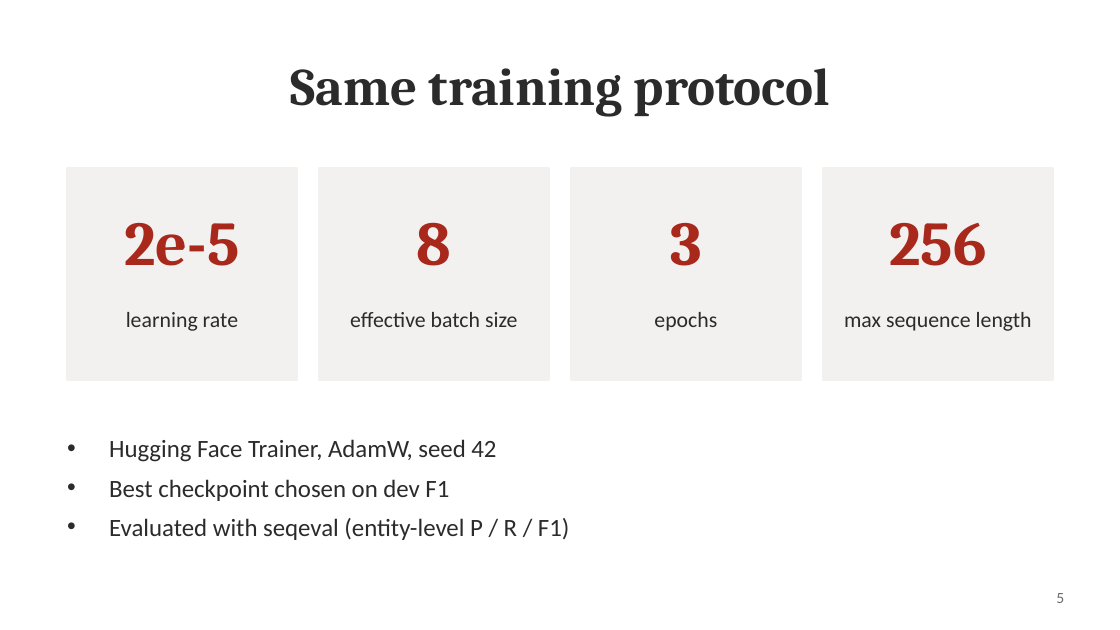
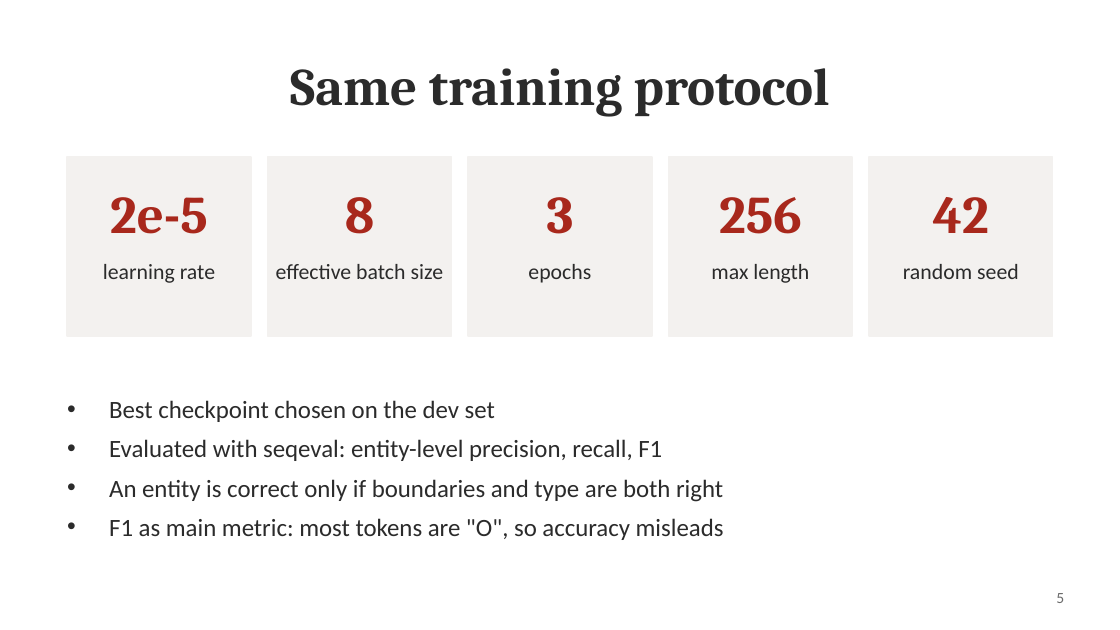
Before and after one commit to oManuelmo/nlp, a slide deck: slide 5 of presentation/Italian_NER_Presentation.pptx. Drawn at 1120x630 pixels with LibreOffice and Linux fonts; fonts in the diff are those of the drawing. Boxes give left, top, right and bottom in pixels: in the first picture for what was removed or moved away, otherwise in the second. Text is boxed around its words. In the diff, an @@ line names an element or a change of style, - is before the commit and + after.

```diff
--- a/presentation/Italian_NER_Presentation.pptx
+++ b/presentation/Italian_NER_Presentation.pptx
@@ text "2e-5" moved from (x1=124, y1=223, x2=239, y2=266) to (x1=110, y1=197, x2=208, y2=234) @@
@@ rectangle resized from (x1=67, y1=168, x2=297, y2=381) to (x1=67, y1=157, x2=251, y2=336) @@
@@ text "8" moved from (x1=417, y1=222, x2=452, y2=266) to (x1=345, y1=197, x2=374, y2=234) @@
@@ rectangle resized from (x1=319, y1=168, x2=549, y2=381) to (x1=268, y1=157, x2=451, y2=336) @@
@@ text "3" moved from (x1=670, y1=223, x2=702, y2=266) to (x1=547, y1=197, x2=574, y2=234) @@
@@ rectangle resized from (x1=571, y1=168, x2=801, y2=381) to (x1=468, y1=157, x2=652, y2=336) @@
@@ size 40 to 34 pt in 4 elements at (x1=110, y1=197, x2=208, y2=234), (x1=345, y1=197, x2=374, y2=234), (x1=547, y1=197, x2=574, y2=234), (x1=719, y1=197, x2=802, y2=234) @@
@@ text "256" moved from (x1=889, y1=223, x2=986, y2=266) to (x1=719, y1=197, x2=802, y2=234) @@
@@ rectangle resized from (x1=823, y1=168, x2=1053, y2=381) to (x1=669, y1=157, x2=852, y2=336) @@
@@ rectangle added at (x1=869, y1=157, x2=1053, y2=336), fill #F3F1EF, outline #F3F1EF 1 pt @@
@@ text added at (x1=933, y1=197, x2=989, y2=233), 34 pt, text #A8281C, bold @@
+42
@@ text "learning rate" moved from (x1=126, y1=312, x2=238, y2=331) to (x1=103, y1=264, x2=215, y2=283) @@
@@ text "effective batch size" moved from (x1=350, y1=312, x2=518, y2=327) to (x1=276, y1=264, x2=444, y2=279) @@
@@ text "epochs" moved from (x1=654, y1=312, x2=717, y2=331) to (x1=528, y1=264, x2=591, y2=283) @@
@@ vertical alignment middle to top in 4 elements at (x1=103, y1=264, x2=215, y2=283), (x1=276, y1=264, x2=444, y2=279), (x1=528, y1=264, x2=591, y2=283), (x1=711, y1=264, x2=809, y2=283) @@
@@ text at (x1=711, y1=264, x2=809, y2=283): text changed @@
-max sequence length
+max length
@@ text added at (x1=903, y1=264, x2=1019, y2=279), 14 pt, text #2B2B2B @@
+random seed
@@ text at (x1=109, y1=400, x2=724, y2=540): text changed @@
-• Hugging Face Trainer, AdamW, seed 42
-• Best checkpoint chosen on dev F1
-• Evaluated with seqeval (entity-level P / R / F1)
+• Best checkpoint chosen on the dev set
+• Evaluated with seqeval: entity-level precision, recall, F1
+• An entity is correct only if boundaries and type are both right
+• F1 as main metric: most tokens are "O", so accuracy misleads
```
Also in this commit, not shown: 5 other slides changed, 1 other file.
